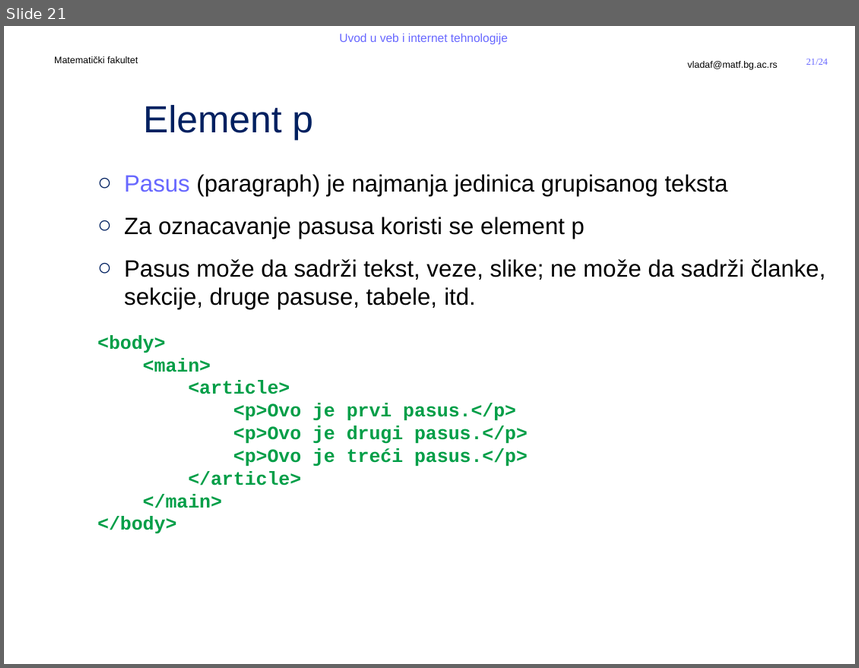
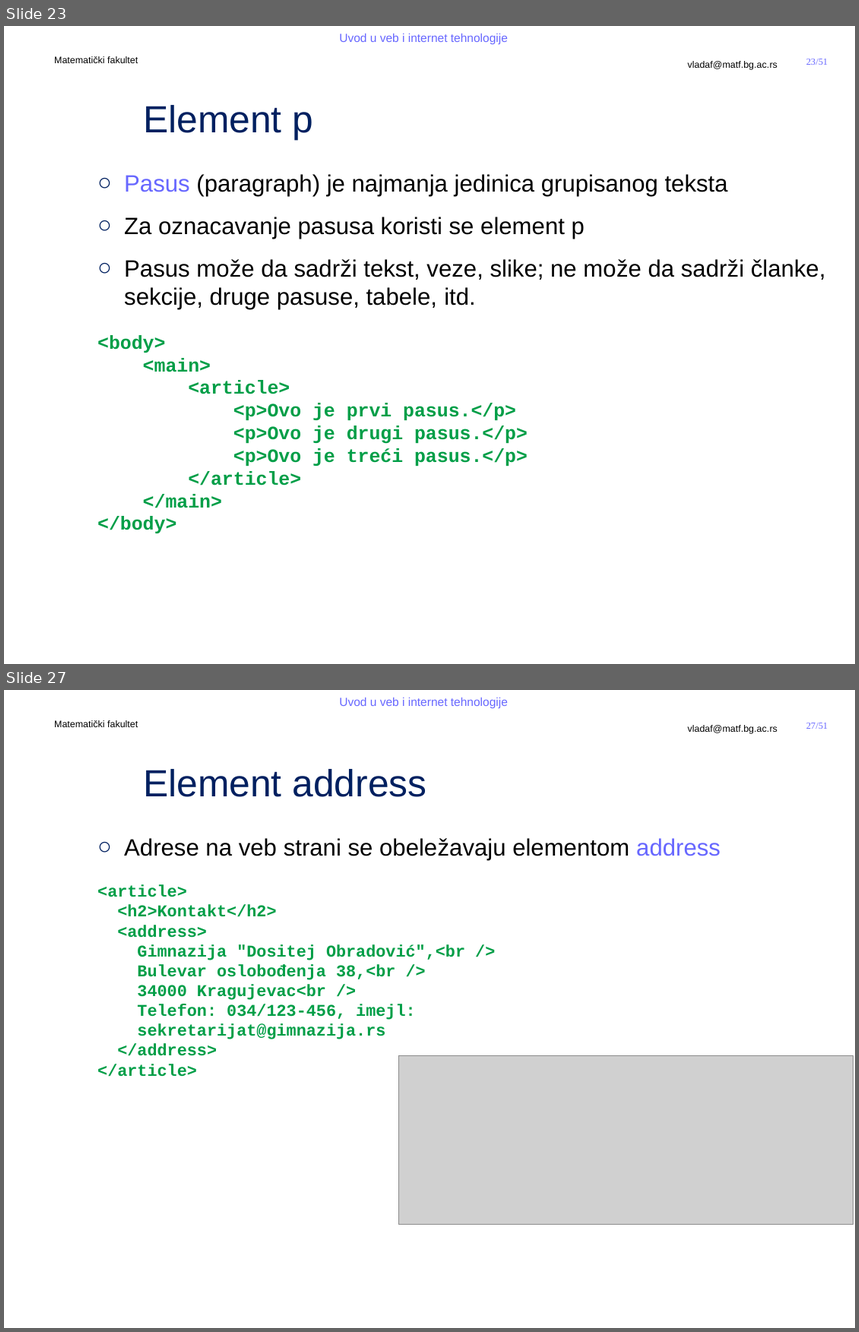
Before and after one commit to MatfUVIT/info, a slide deck: predavanja/prezentacije/UVIT03-01-HTML 5.pptx. Shown one above the other, each under a label of ours: slide 21 before the commit, slides 23 and 27 after it; the slides between them are not shown. The pictures are 859x668 and 859x1332 pixels, drawn with LibreOffice and Linux fonts; fonts in the diff are those of the drawing; grey boxes stand for pictures; background and template pictures are left out. Boxes give left, top, right and bottom in pixels: in the first picture for what was removed or moved away, otherwise in the second. Text is boxed around its words. In the diff, an @@ line names an element or a change of style, - is before the commit and + after.

```diff
--- a/predavanja/prezentacije/UVIT03-01-HTML 5.pptx
+++ b/predavanja/prezentacije/UVIT03-01-HTML 5.pptx
@@ slide 27 added at (4,690,855,1328), background #FFFFFF; not listed: 5 template elements that a slide beside it also shows @@
@@ title added at (143,769,427,797), 32 pt, text #002060 @@
+Element address
@@ text added at (97,838,721,1077), 14 pt, text #009E47, bold @@
+  ○ Adrese na veb strani se obeležavaju elementom address
+  <article>
+  <h2>Kontakt</h2>
+  <address>
+  Gimnazija "Dositej Obradović",<br />
+  Bulevar oslobođenja 38,<br />
+  34000 Kragujevac<br />
+  Telefon: 034/123-456, imejl:
+  sekretarijat@gimnazija.rs
+  </address>
+  </article>
@@ picture added at (399,1056,854,1224) @@
@@ what was slide 21 is now slide 23 @@
@@ page number at (807,59,828,65): text changed @@
-21/24
+23/51
```
Also in this commit, not shown: 1 slide changed, 27 other slides added, 1 slide removed, 3 other files.
